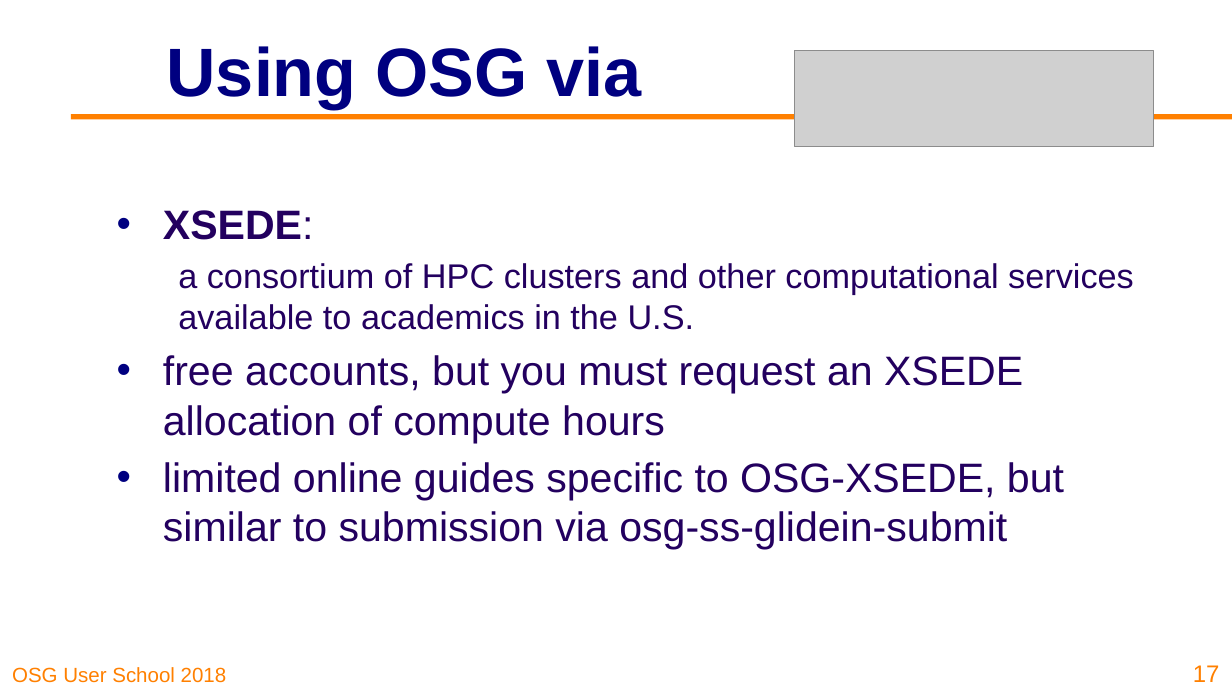
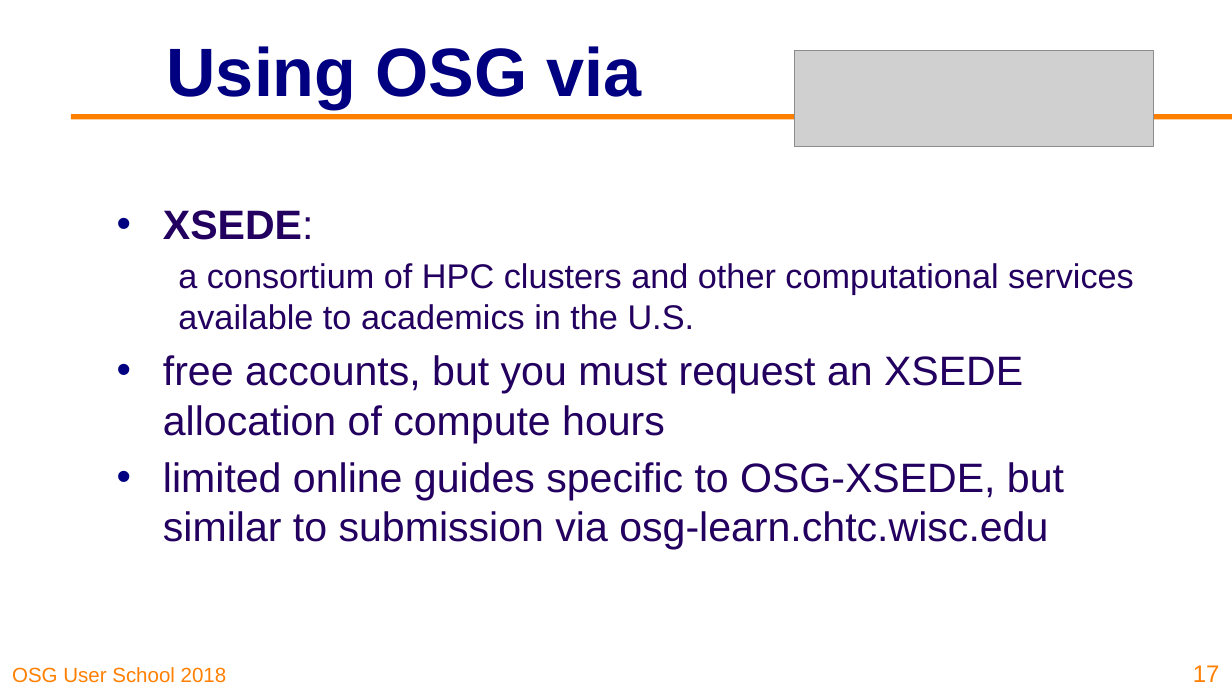
Before and after one commit to osg-htc/user-school-2018, a slide deck: slide 17 of docs/materials/day2/files/osgus18-day2-part5-ways-to-connect.pptx. Drawn at 1232x693 pixels with LibreOffice and Linux fonts; fonts in the diff are those of the drawing; grey boxes stand for pictures; background and template pictures are left out. Boxes give left, top, right and bottom in pixels: in the first picture for what was removed or moved away, otherwise in the second. Text is boxed around its words. In the diff, an @@ line names an element or a change of style, - is before the commit and + after.

```diff
--- a/docs/materials/day2/files/osgus18-day2-part5-ways-to-connect.pptx
+++ b/docs/materials/day2/files/osgus18-day2-part5-ways-to-connect.pptx
@@ text at [163, 462, 1064, 550]: text changed @@
-    • limited online guides specific to OSG-XSEDE, but similar to submission via osg-ss-glidein-submit
+    • limited online guides specific to OSG-XSEDE, but similar to submission via osg-learn.chtc.wisc.edu
```
Also in this commit, not shown: 4 other slides changed, 1 other file.
